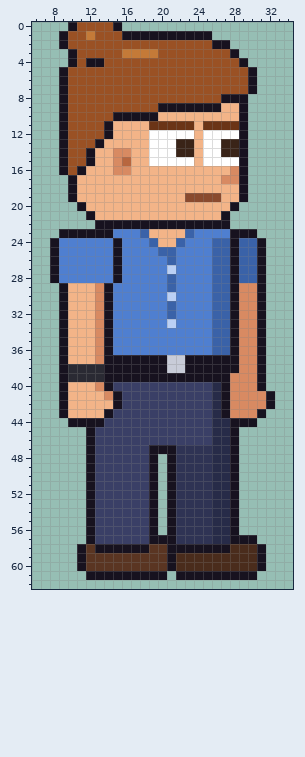
Two versions of one pixel-art file, sprites/custom/custom_intern_bun_right.aseprite. The picture above is the old version.
40x64 pixels, 1 frame. Shown: x 6..34, y 0..62.
The result:
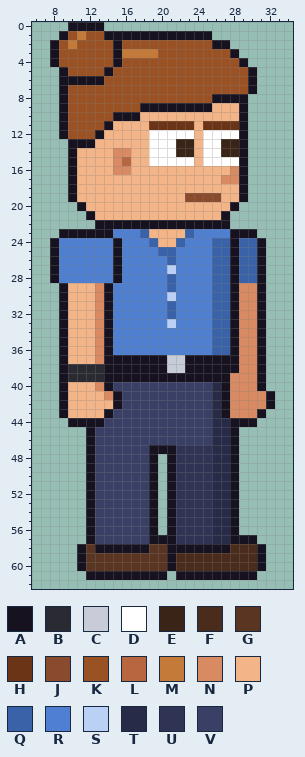
Palette (. is transparent): A #17121f  B #2a2a33  C #c8ccd8  D #ffffff  E #3a2418  F #4a2c1c  G #5a3522  H #6b3416  J #8a4a2e  K #9a5124  L #b8663f  M #c47a38  N #d88a62  P #f3b488  Q #3a62a8  R #4f7fd0  S #bbd0f5  T #272b48  U #2f3354  V #3a3f66
The edit:
Changed rows in their new state; - is an unchanged pixel.
Layer "Hair":
first column x 8:
 0 ---AAA..-----------
 1 ---MK-AA-----------
 2 AKM----A-----------
 3 AKK----A-----------
 4 AKK-KK-A-----------
 5 ------A------------
 6 --AAAA-------------
 8 ------------------A
 9 ----------AA------P
10 ----------PP-------
12 -----AP------------
13 -.AAAP-------------
14 -.APP--------------
15 -.APP--------------
16 -.AP---------------
Boxes around the changes in both pictures, in picture pixels (x1, y1, x2, y2):
changed: (50, 22, 122, 85)
changed: (212, 94, 221, 112)
changed: (140, 103, 158, 121)
changed: (59, 130, 113, 175)
